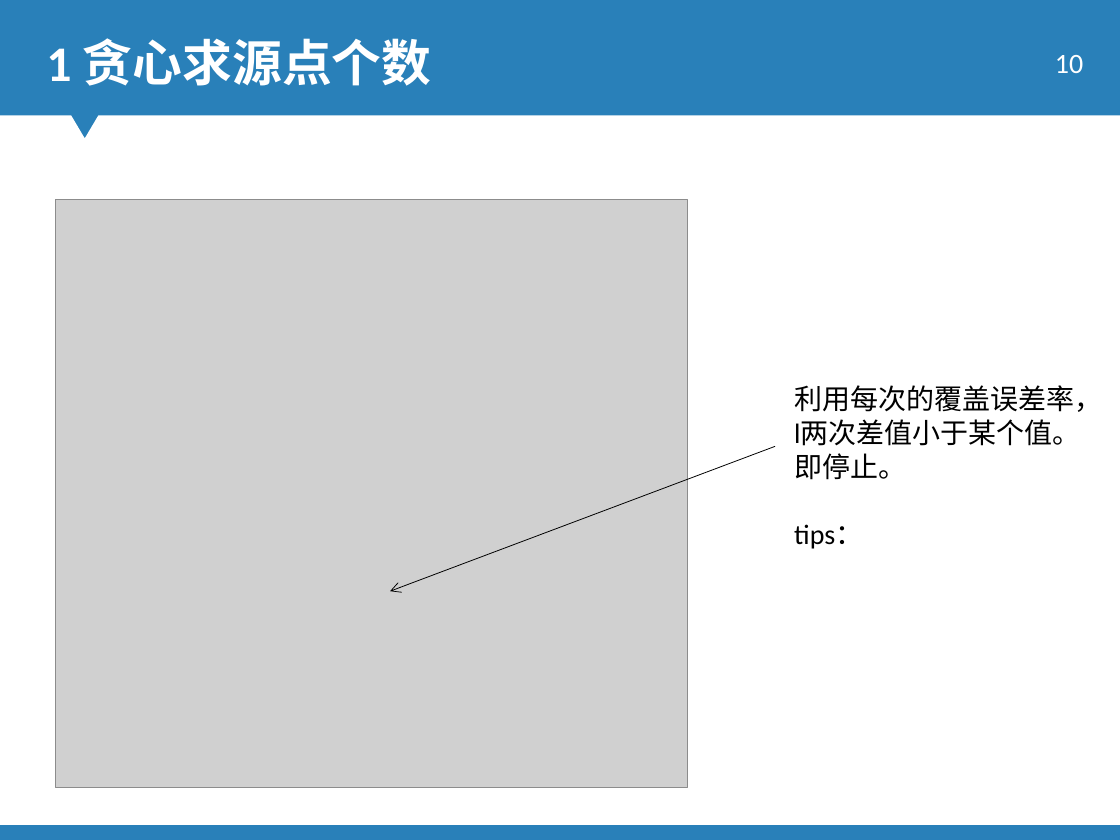
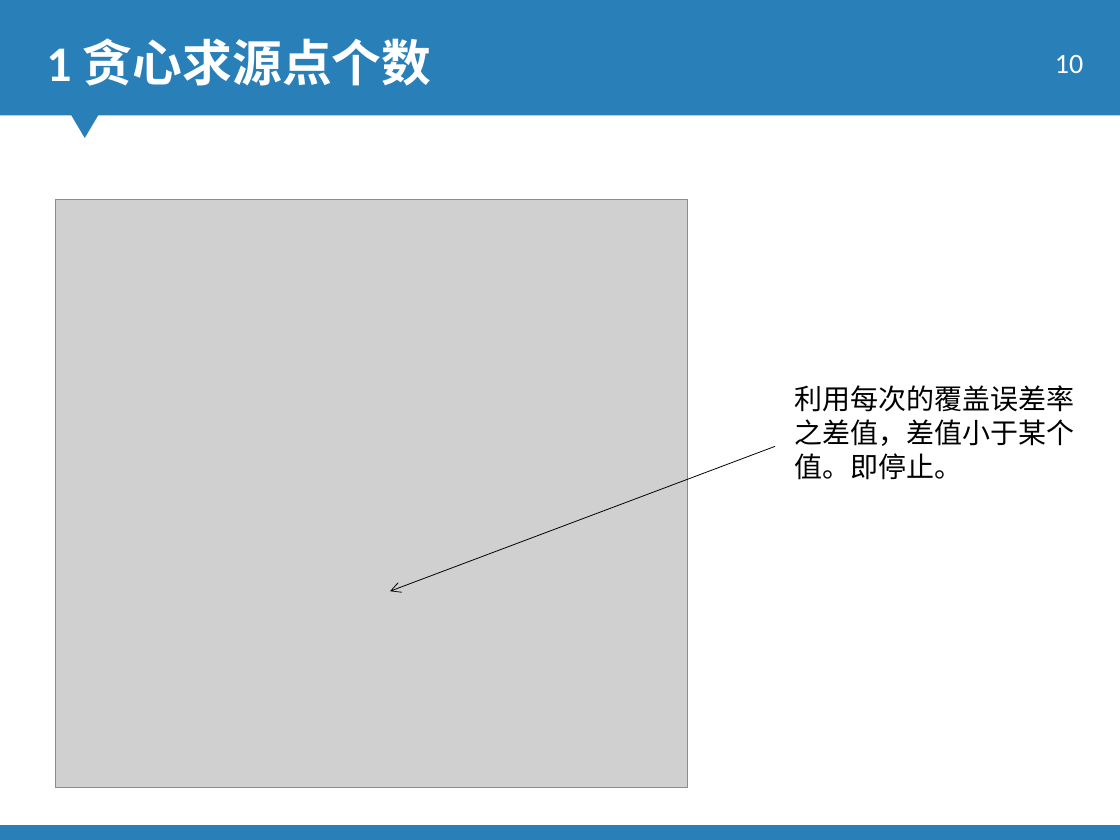
Before and after one commit to 15779235038/mypaper, a slide deck: slide 10 of jarden_center/main_code/single-multiple-source/baseon_setCover/第二周 (2).pptx. Drawn at 1120x840 pixels with LibreOffice and Linux fonts; fonts in the diff are those of the drawing; grey boxes stand for pictures; background and template pictures are left out. Boxes give left, top, right and bottom in pixels: in the first picture for what was removed or moved away, otherwise in the second. Text is boxed around its words. In the diff, an @@ line names an element or a change of style, - is before the commit and + after.

```diff
--- a/jarden_center/main_code/single-multiple-source/baseon_setCover/第二周 (2).pptx
+++ b/jarden_center/main_code/single-multiple-source/baseon_setCover/第二周 (2).pptx
@@ text at bbox=[794, 385, 1074, 480]: text changed @@
-利用每次的覆盖误差率，l两次差值小于某个值。即停止。
-tips：
+利用每次的覆盖误差率之差值，差值小于某个值。即停止。
```
Also in this commit, not shown: 4 other slides changed, 1 slide added, 13 other files.
